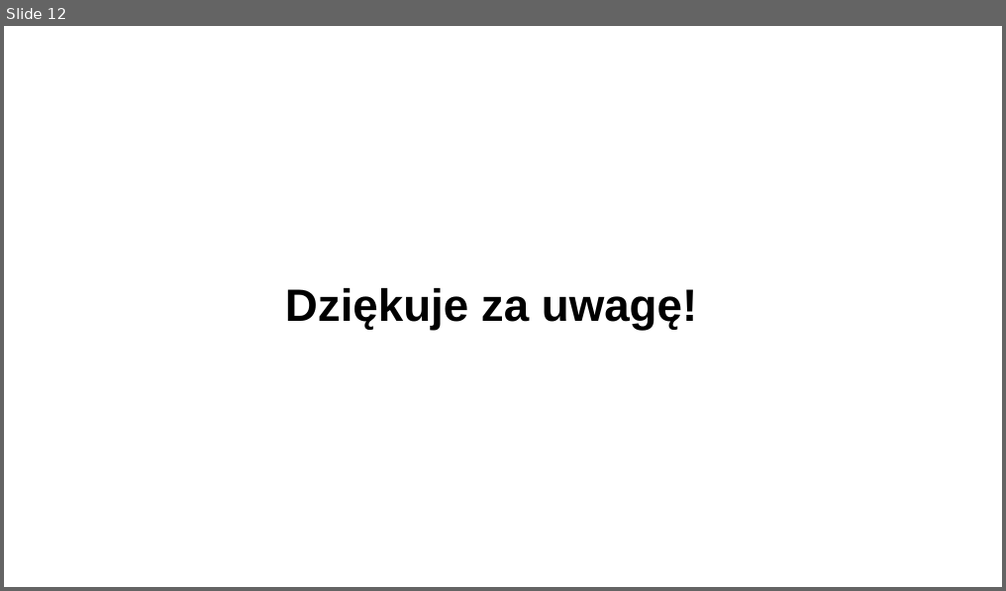
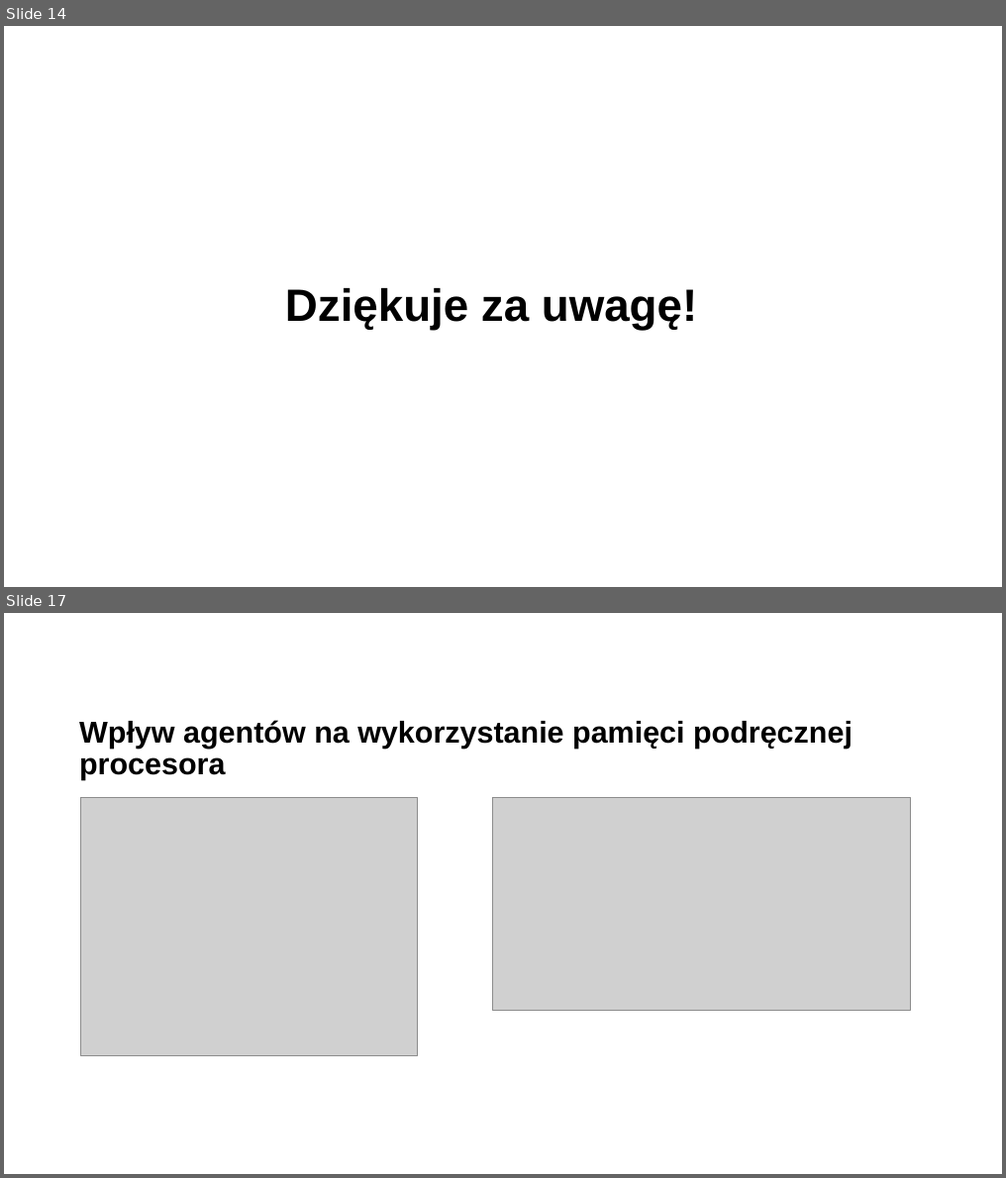
Before and after one commit to Filip-Rak/ecosystem-cc-results, a slide deck: docs/presentation.ppt. Shown one above the other, each under a label of ours: slide 12 before the commit, slides 14 and 17 after it; the slides between them are not shown. The pictures are 1006x591 and 1006x1178 pixels, drawn with LibreOffice and Linux fonts; fonts in the diff are those of the drawing; grey boxes stand for pictures; background and template pictures are left out. Boxes give left, top, right and bottom in pixels: in the first picture for what was removed or moved away, otherwise in the second. Text is boxed around its words. In the diff, an @@ line names an element or a change of style, - is before the commit and + after.

```diff
--- a/docs/presentation.ppt
+++ b/docs/presentation.ppt
@@ slide 17 added at bbox=[4, 613, 1002, 1174], background picture (left out) @@
@@ title added at bbox=[79, 720, 852, 780], 32 pt, text #000000, bold @@
+Wpływ agentów na wykorzystanie pamięci podręcznej procesora
@@ picture added at bbox=[81, 797, 418, 1056] @@
@@ picture added at bbox=[492, 797, 910, 1010] @@
@@ what was slide 12 is now slide 14 @@
```
Also in this commit, not shown: 1 slide changed, 4 other slides added, 1 slide removed, 35 other files.
